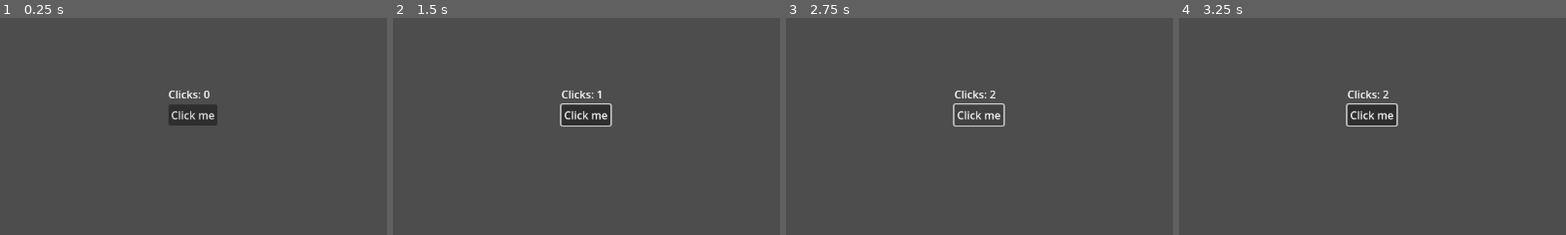
Above: before the commit, frames 1-4 (left to right).
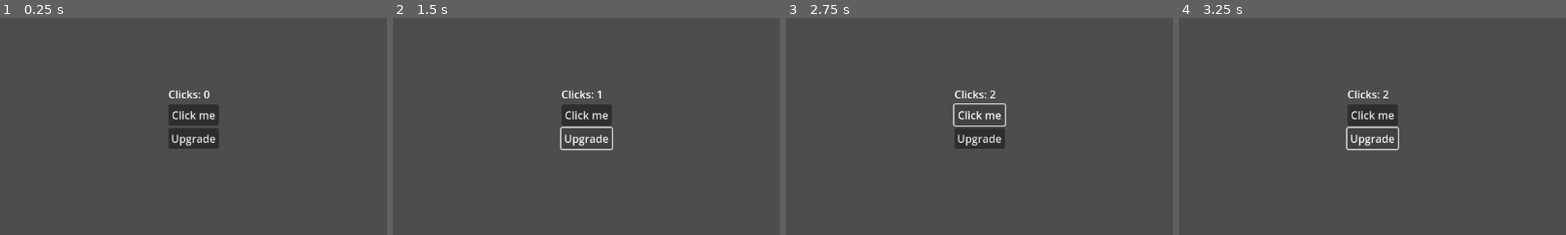
Above: after the commit, the same moments.

Repository: fehudma/godot_projects
Game: Godot game, scene res://Scenes/main.tscn
Two runs of this game, one before a commit and one after it. Both use one fixed random seed, a clock stepped at 60 frames per second and the inputs below.
Inputs (mouse positions are % of the whole screen's width and height, from its top left):
- Up to frame 1 (0.25 s): no input
- Up to frame 2 (1.5 s): click "Click me" at 0.5 s; click (52, 59) at 1.25 s, where only the run after the commit has a clickable "Upgrade"
- Up to frame 3 (2.75 s): click "Click me" at 2 s
- Up to frame 4 (3.25 s): click (52, 59) at 2.75 s, where only the run after the commit has a clickable "Upgrade"
The pictures show only the part of the screen within x 27-76%, y 31-81%; the shares and areas given below are measured in that part.

The runs differ from the first frame. In frame 1, 1.3% of the frame differs, in the area x 43-57%, y 40-61%; in frame 2, 1.1%; in frame 3, 1.4%, in the area x 43-57%, y 39-61%; in frame 4, 1.1%.

Commit message:
added Upgrade button

Diff:
--- a/Scenes/main.tscn
+++ b/Scenes/main.tscn
@@ -26,6 +26,10 @@
 layout_mode = 2
 text = "Clicks: 0"
 
-[node name="Button" type="Button" parent="VBoxContainer"]
+[node name="ClickButton" type="Button" parent="VBoxContainer"]
 layout_mode = 2
 text = "Click me"
+
+[node name="UpgradeButton" type="Button" parent="VBoxContainer"]
+layout_mode = 2
+text = "Upgrade"
--- a/Scripts/main.gd
+++ b/Scripts/main.gd
@@ -2,20 +2,31 @@
 
 var clicks: int = 0
 var clicks_per_click: int = 1
+var upgrade_modifier: int = 1
 
 @onready var clicks_label: Label = $VBoxContainer/Label
-@onready var click_button: Button = $VBoxContainer/Button
+@onready var click_button: Button = $VBoxContainer/ClickButton
+@onready var upgrade_button: Button = $VBoxContainer/UpgradeButton
 
 # initialize custom signal and on-click functionality
 func _ready() -> void:
 	click_button.pressed.connect(_on_click_button_pressed)
+	upgrade_button.pressed.connect(_on_upgrade_button_pressed)
 	update_clicks_label()
+
 
 # on-click functionality
 func _on_click_button_pressed() -> void:
-	print("Button Clicked")
+	print("Click Button Clicked")
+	print("Upgrade modif: ",upgrade_modifier)
 	clicks += clicks_per_click
 	update_clicks_label()
+
+#
+func _on_upgrade_button_pressed() -> void:
+	print("Upgrade Button Clicked")
+	upgrade_modifier += clicks_per_click
+	print(upgrade_modifier)
 
 # on-click function definition
 func update_clicks_label() -> void:
